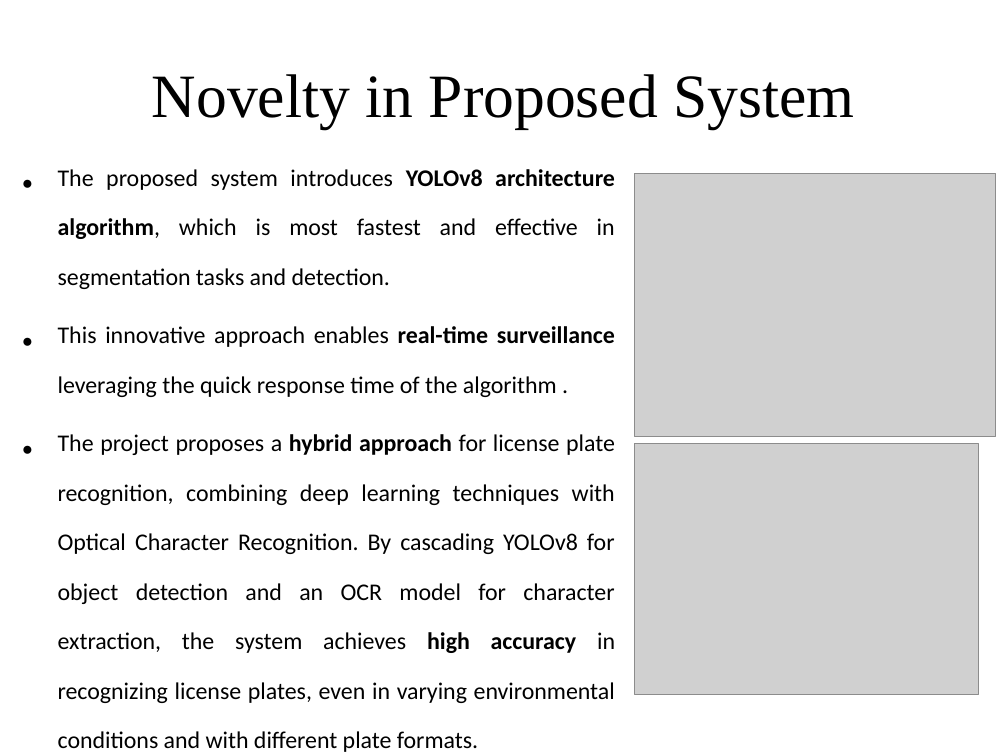
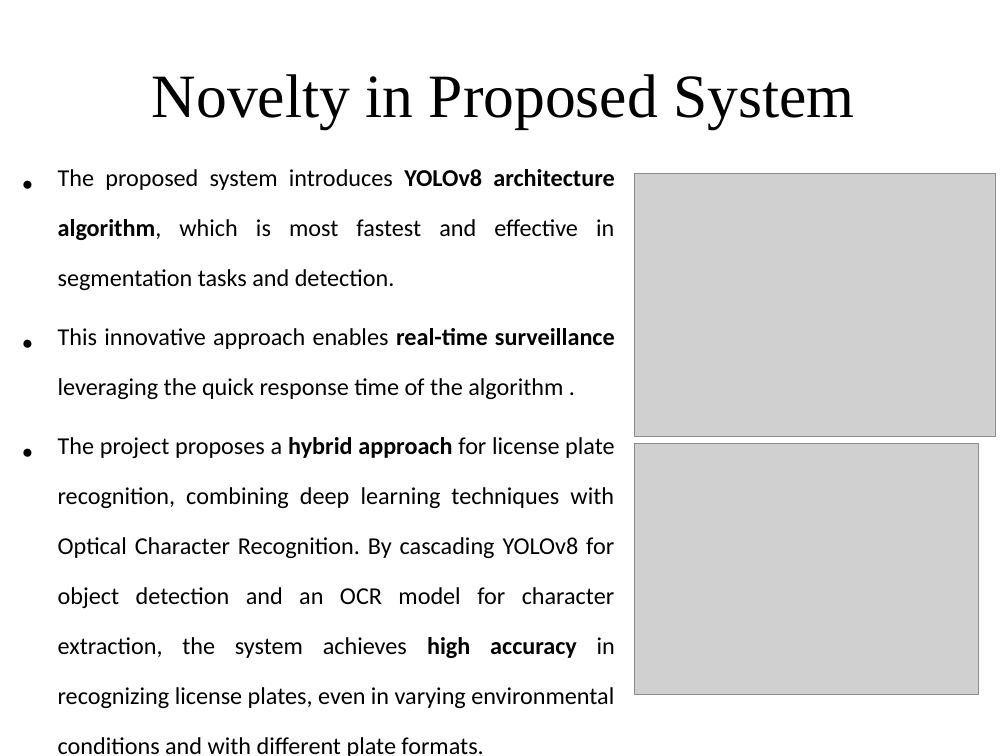
Before and after one commit to greyhatguy007/rf-projs, a slide deck: slide 9 of softwareProjectFinal.pptx. Drawn at 1008x756 pixels with LibreOffice and Linux fonts; fonts in the diff are those of the drawing; grey boxes stand for pictures. Boxes give left, top, right and bottom in pixels: in the first picture for what was removed or moved away, otherwise in the second. Text is boxed around its words. In the diff, an @@ line names an element or a change of style, - is before the commit and + after.

```diff
--- a/softwareProjectFinal.pptx
+++ b/softwareProjectFinal.pptx
@@ text "The proposed system introduces YOLOv8 ..." at (x1=58, y1=169, x2=615, y2=708): size 29.4 to 29.8 pt @@
```
Also in this commit, not shown: 6 other slides changed, 1 slide added, 1 slide removed, 6 other files.
